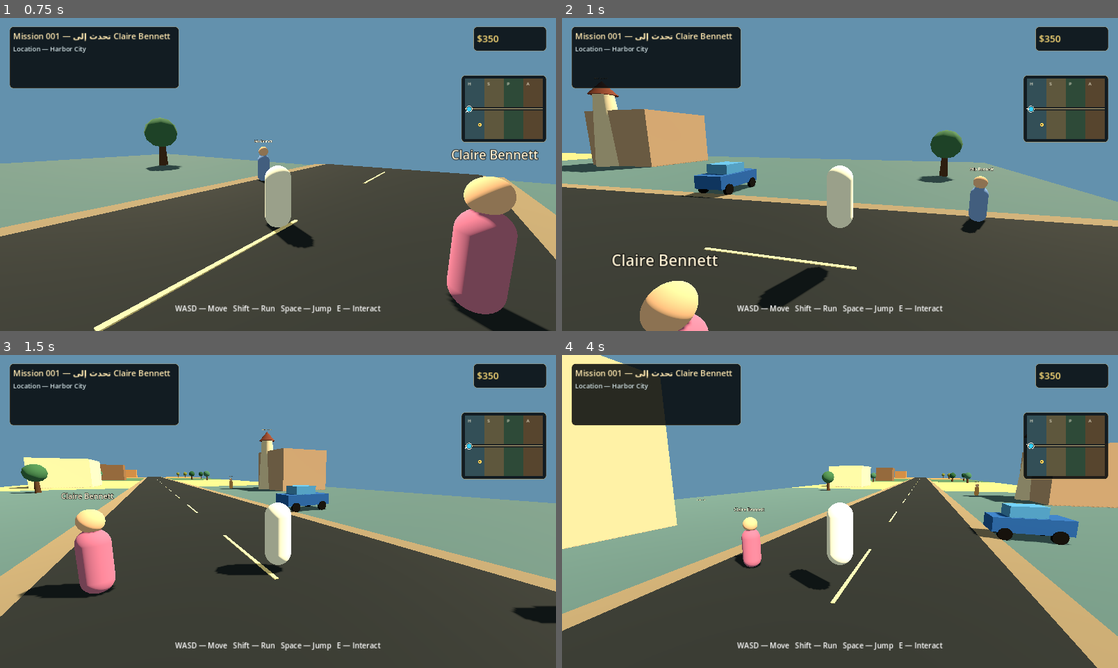
Above: before the commit, frames 1-4 (two rows, left to right).
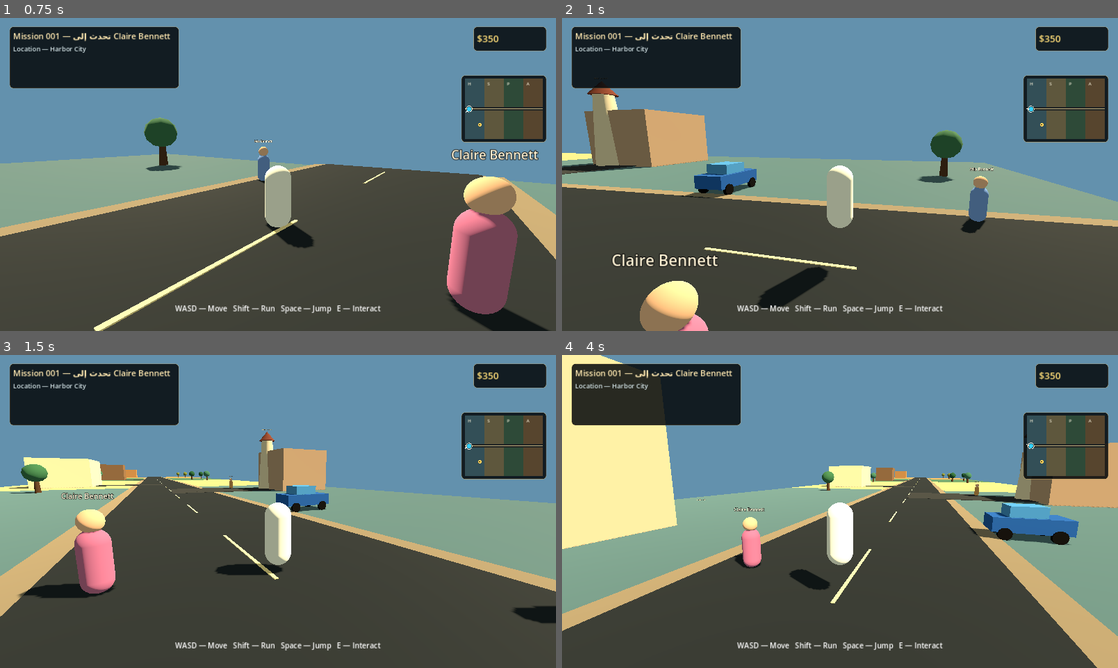
Above: after the commit, the same moments.

Repository: dzdfast-art/GTA-GHIBLI
Game: Godot game, scene res://scenes/main.tscn
Same seed, same stepped clock (60 frames per second), same inputs: the game is played once before the commit and once after it.
Inputs (mouse positions are in pixels of both pictures, inside the frame that each line leads up to):
- Up to frame 1 (0.75 s): tap Enter at 0.5 s; move the mouse to (400, 158) at 0.52 s; hold D (move_right) from 0.53 s (still down); hold E (interact) from 0.53 s (still down); click (400, 158) at 0.67 s
- Up to frame 2 (1 s): keep holding D (move_right); keep holding E (interact); tap Space (jump) at 0.77 s
- Up to frame 3 (1.5 s): release D (move_right) at 1.25 s; release E (interact) at 1.25 s; drag from (166, 527) to (250, 574) at 1.27 s
- Up to frame 4 (4 s): tap Space (jump) at 2, 3.77 s; move the mouse to (895, 442) at 2.02 s; hold D (move_right) 2.03-2.75 s; hold E (interact) 2.03-2.75 s; drag from (812, 574) to (673, 464) at 2.77 s; tap Enter at 3.5 s; move the mouse to (1006, 558) at 3.52 s; hold A (move_left) from 3.53 s (still down); hold E (interact) from 3.53 s (still down)

Frame 1 is identical in both runs. In frame 2, 0.2% of the frame differs, in the area x 0-14%, y 46-50%; in frame 3, 0.2%; in frame 4, 0.3%, in the area x 54-86%, y 40-48%.

Commit message:
Connect points of interest to the starter road corridor

Diff:
--- a/web-edition/scripts/world/world_builder.gd
+++ b/web-edition/scripts/world/world_builder.gd
@@ -19,6 +19,7 @@
 	for index in range(REGION_NAMES.size()):
 		_create_region(index)
 	_create_connected_road()
+	_create_access_roads()
 	_create_landmarks()
 	_create_characters()
 	_create_starting_vehicle()
@@ -74,6 +75,71 @@
 			"position": Vector3(113.0, 0.0, -18.0)
 		}
 	]
+
+
+func get_road_graph() -> Dictionary:
+	var points: Array[Dictionary] = get_points_of_interest()
+	var road_x_values: Array[float] = [-128.0, -96.0, -64.0, -32.0, 0.0, 32.0, 64.0, 96.0, 128.0]
+	for point in points:
+		var position: Vector3 = point["position"]
+		road_x_values.append(position.x)
+	road_x_values.sort()
+
+	var unique_x_values: Array[float] = []
+	for x_value in road_x_values:
+		if unique_x_values.is_empty() or absf(unique_x_values[unique_x_values.size() - 1] - x_value) > 0.01:
+			unique_x_values.append(x_value)
+
+	var nodes: Array[Dictionary] = []
+	var edges: Array[Dictionary] = []
+	var road_node_ids: Dictionary = {}
+	for x_value in unique_x_values:
+		var node_id := "road_%d" % roundi(x_value)
+		road_node_ids[roundi(x_value)] = node_id
+		nodes.append({"id": node_id, "position": Vector3(x_value, 0.0, 0.0), "kind": "road"})
+
+	for index in range(unique_x_values.size() - 1):
+		var from_x := unique_x_values[index]
+		var to_x := unique_x_values[index + 1]
+		var from_id := str(road_node_ids[roundi(from_x)])
+		var to_id := str(road_node_ids[roundi(to_x)])
+		edges.append({
+			"id": "road_segment_%02d" % index,
+			"from": from_id,
+			"to": to_id,
+			"cost": absf(to_x - from_x)
+		})
+
+	for point in points:
+		var point_id := str(point["id"])
+		var point_position: Vector3 = point["position"]
+		var road_node_id := str(road_node_ids[roundi(point_position.x)])
+		var poi_node_id := "poi_" + point_id
+		nodes.append({"id": poi_node_id, "position": point_position, "kind": "poi"})
+		edges.append({
+			"id": "access_" + point_id,
+			"from": road_node_id,
+			"to": poi_node_id,
+			"cost": point_position.distance_to(Vector3(point_position.x, 0.0, 0.0))
+		})
+
+	return {"nodes": nodes, "edges": edges}
+
+
+func _create_access_roads() -> void:
+	var material := _make_material(Color(0.17, 0.18, 0.18))
+	for point in get_points_of_interest():
+		var point_position: Vector3 = point["position"]
+		if absf(point_position.z) < 0.5:
+			continue
+		var access_road := MeshInstance3D.new()
+		access_road.name = "AccessRoad_" + str(point["id"])
+		var road_mesh := BoxMesh.new()
+		road_mesh.size = Vector3(5.0, 0.055, absf(point_position.z))
+		access_road.mesh = road_mesh
+		access_road.position = Vector3(point_position.x, 0.08, point_position.z * 0.5)
+		access_road.material_override = material
+		add_child(access_road)
 
 
 func _create_region(index: int) -> void:
